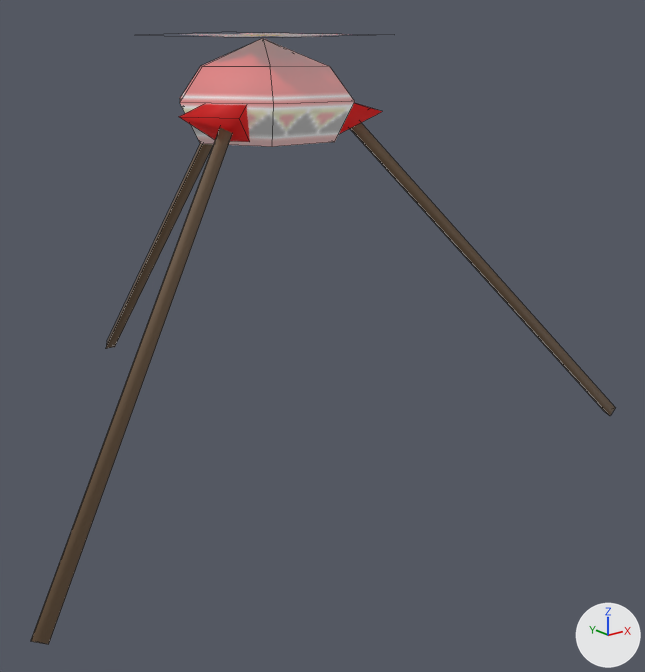
One commit to the FBX model arm9/art/redonion.fbx: the scene before it, then after it.
Camera for both pictures: a camera (50 mm lens) standing at (-23.5, -33.6, 18.1) and looking at (2.6, -0.9, 5.0). The axes (+X, +Y, +Z) are drawn at lower right. The lights are the same throughout. Mesh edges are drawn as thin lines.

In view in the first picture: 'Onion'.
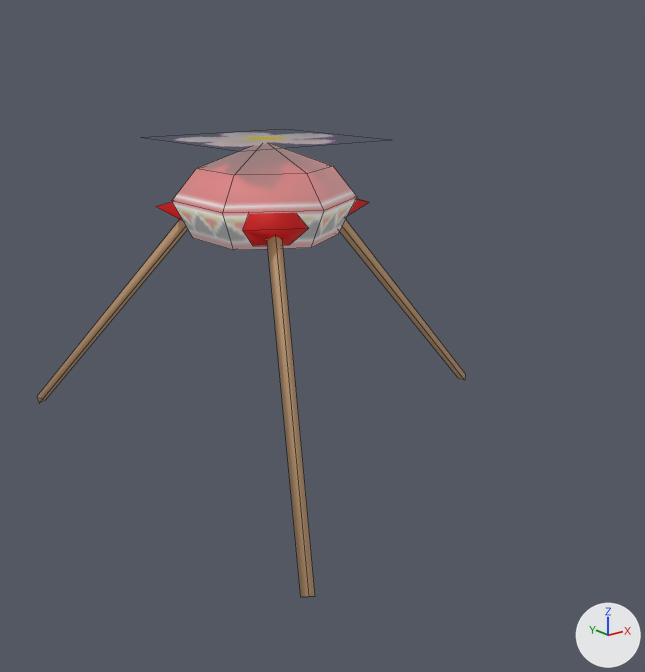
The change, as a diff of the scene's bpy script:
```diff
--- a/arm9/art/redonion.fbx.py
+++ b/arm9/art/redonion.fbx.py
@@ mat_legs @@
 mat_legs = principled_material('legs')
-mat_legs.base_color = (0.115, 0.0725, 0.0411)  # brown #5f4c39
+mat_legs.base_color = (0.411, 0.251, 0.136)  # brown #ac8967
 mat_legs.roughness = 0.69
-mat_legs.emission_color = (0.115, 0.0725, 0.0411)  # brown #5f4c39
+mat_legs.emission_color = (0.411, 0.251, 0.136)  # brown #ac8967
 mat_legs.emission_strength = 0.25
@@ me_cylinder_005 @@
 me_cylinder_005.from_pydata(...)  # 59 vertices, 45 faces; spans x -15.7..15.7, y -9.1..18.1, z 0.2..18.9
 # used by ob_onion; location = (0.0, 0.0, 0.0)
-me_cylinder_005.vertices[19].co = (-4.0, -4.0, 18.9)
-me_cylinder_005.vertices[20].co = (4.0, -4.0, 18.9)
-me_cylinder_005.vertices[21].co = (-4.0, 4.0, 18.9)
-me_cylinder_005.vertices[22].co = (4.0, 4.0, 18.9)  # pixel (282, 37)
-me_cylinder_005.vertices[35].co = (0.0, 18.1, 0.5)  # pixel (106, 341)
-me_cylinder_005.vertices[36].co = (0.0, 4.0, 15.7)
-me_cylinder_005.vertices[37].co = (0.3, 17.7, 0.2)  # pixel (114, 346)
-me_cylinder_005.vertices[38].co = (0.3, 3.5, 15.3)
-me_cylinder_005.vertices[39].co = (-0.3, 17.7, 0.2)  # pixel (105, 348)
-me_cylinder_005.vertices[40].co = (-0.3, 3.5, 15.3)
+# me_cylinder_005 part 1: the loose piece of 19 vertices spanning x -4.2..4.2, y -3.7..3.7, z 14.5..18.8 is turned -90 degrees about the z axis through its middle, then moved by (0.0, 0.0, -4.4)
+# me_cylinder_005 part 2: the loose piece of 6 vertices spanning x 2.9..15.7, y -9.1..-1.5, z 0.2..15.7 is turned -90 degrees about the z axis through its middle and scaled by 0.724, then moved by (-13.6, -2.3, -2.3)
+# me_cylinder_005 part 3: the loose piece of 6 vertices spanning x -15.7..-2.9, y -9.1..-1.5, z 0.2..15.7 is turned -90 degrees about the z axis through its middle and scaled by 0.724, then moved by (5.0, 12.9, -2.3)
+# me_cylinder_005 part 4: the loose piece of 6 vertices spanning x -0.5..5.0, y -3.8..0.2, z 14.7..17.4 is turned -90 degrees about the z axis through its middle, then moved by (-4.0, -0.5, -4.4)
+# me_cylinder_005 part 5: the loose piece of 6 vertices spanning x -1.3..1.4, y -0.5..5.1, z 14.7..17.4 is turned -90 degrees about the z axis through its middle, then moved by (2.2, -2.3, -4.4)
+# me_cylinder_005 part 6: the loose piece of 6 vertices spanning x -5.1..0.4, y -3.6..0.3, z 14.7..17.4 is turned -90 degrees about the z axis through its middle, then moved by (0.7, 4.0, -4.4)
+# me_cylinder_005 part 7
+me_cylinder_005.vertices[19].co = (-4.0, 4.0, 14.6)
+me_cylinder_005.vertices[20].co = (-4.0, -4.0, 14.6)
+me_cylinder_005.vertices[21].co = (4.0, 4.0, 14.6)
+me_cylinder_005.vertices[22].co = (4.0, -4.0, 14.6)
+me_cylinder_005.vertices[35].co = (14.1, 0.0, 0.2)  # pixel (465, 373)
+me_cylinder_005.vertices[36].co = (4.0, 0.0, 11.3)
+me_cylinder_005.vertices[37].co = (13.8, -0.3, 0.0)  # pixel (464, 380)
+me_cylinder_005.vertices[38].co = (3.5, -0.3, 11.0)
+me_cylinder_005.vertices[39].co = (13.8, 0.3, 0.0)  # pixel (458, 378)
+me_cylinder_005.vertices[40].co = (3.5, 0.3, 11.0)
 me_cylinder_005.materials.append(mat_redonion)
```

Where the change shows, as pixel boxes [x1, y1, x2, y2] in the pictures (645 x 672 px; the box of a moved part takes in the faces that stretch with it):
'Onion', recoloured, reshaped (27% narrower, 24% shorter): before [31, 33, 615, 644]; after [37, 132, 465, 597]
part 1 of me_cylinder_005, moved or reshaped: before [180, 38, 355, 147]; after [172, 143, 357, 250]
part 2 of me_cylinder_005, moved or reshaped: before [350, 123, 615, 416]; after [267, 236, 315, 597]
part 3 of me_cylinder_005, moved or reshaped: before [31, 128, 233, 644]; after [37, 220, 188, 403]
part 4 of me_cylinder_005, moved or reshaped: before [339, 103, 383, 134]; after [243, 213, 309, 246]
part 5 of me_cylinder_005, moved or reshaped (not visible before): after [348, 199, 369, 215]
part 6 of me_cylinder_005, moved or reshaped: before [179, 104, 250, 142]; after [157, 202, 183, 221]
part 7 of me_cylinder_005, moved or reshaped: before [106, 33, 349, 348]; after [176, 132, 465, 380]
